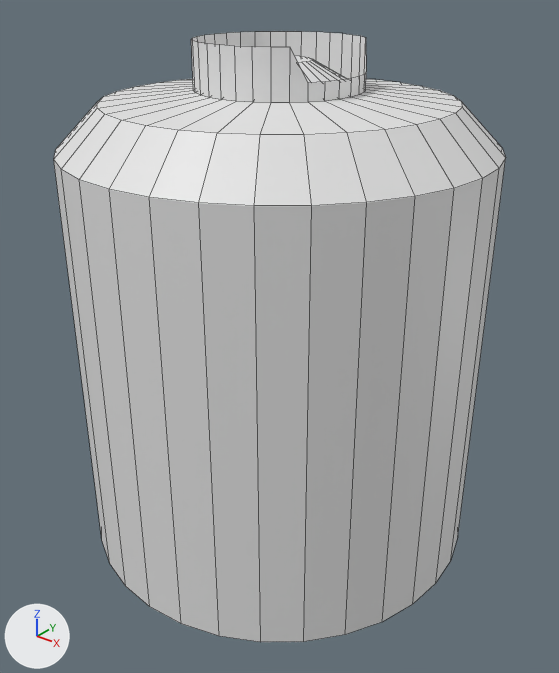
What one commit did to the Blender file Models/GroupD/Factory Kit/Factory Machinery/Vats/FM-00 Large Storage Vat.blend.
One viewpoint serves both versions: a camera (50 mm lens) standing at (8.51, -10.64, 10.77) and looking at (0.17, -0.21, 4.3). The lights are fixed; the arrows at lower left show +X, +Y and +Z. Mesh edges are drawn as thin lines.
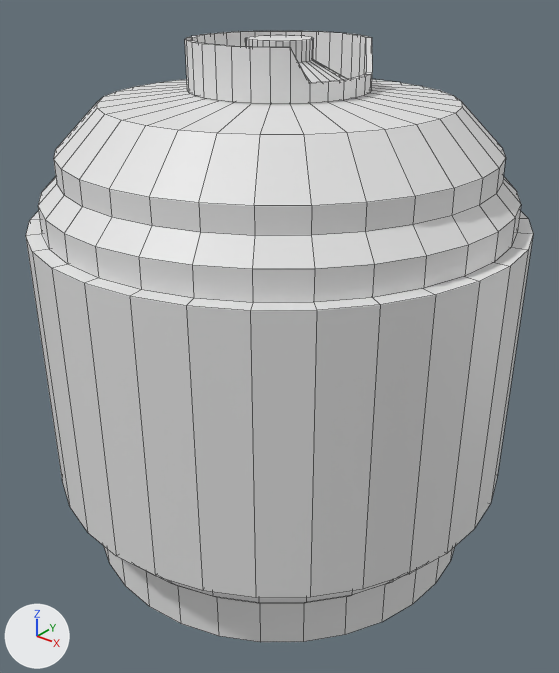
Edits to the bpy script that builds the scene:
```text
Change me_cylinder:
    used by ob_cylinder; location = (0.0, 0.0, 0.0)
    remove me_cylinder.from_pydata(...)  # 192 vertices, 162 faces; spans x -3.81..3.81, y -3.81..3.81, z 0.11..9.62
    add me_cylinder.from_pydata(...)  # 608 vertices, 610 faces; spans x -4.41..4.41, y -4.41..4.41, z 0.11..9.62
    me_cylinder part 1: 320 vertices added at x -4.41..4.41, y -4.41..4.41, z 0.99..7.49
    me_cylinder part 2: 96 vertices added at x -1.55..1.55, y -1.55..1.55, z 8.82..9.62
```

Where the change shows, as pixel boxes [x1, y1, x2, y2] in the pictures (559 x 673 px):
'Cylinder', reshaped (12% wider)
    before: [54, 31, 506, 642]
    after: [26, 31, 533, 642]
part 1 of me_cylinder, added
    after: [26, 158, 533, 642]
part 2 of me_cylinder, added
    after: [185, 31, 372, 104]
